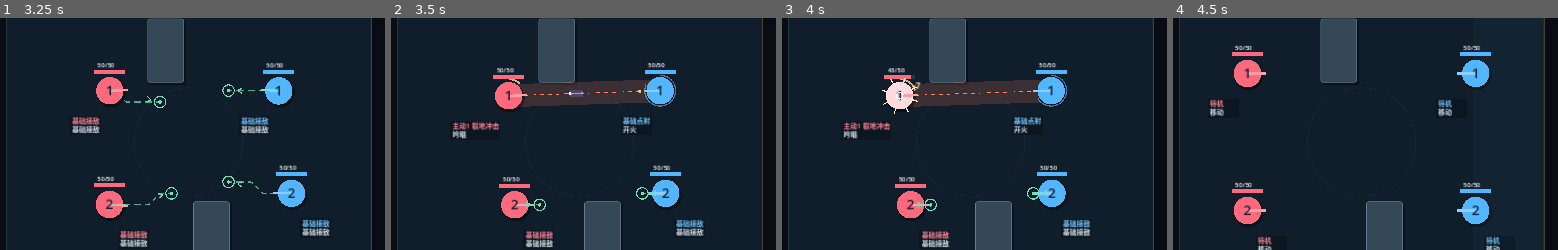
Above: before the commit, frames 1-4 (left to right).
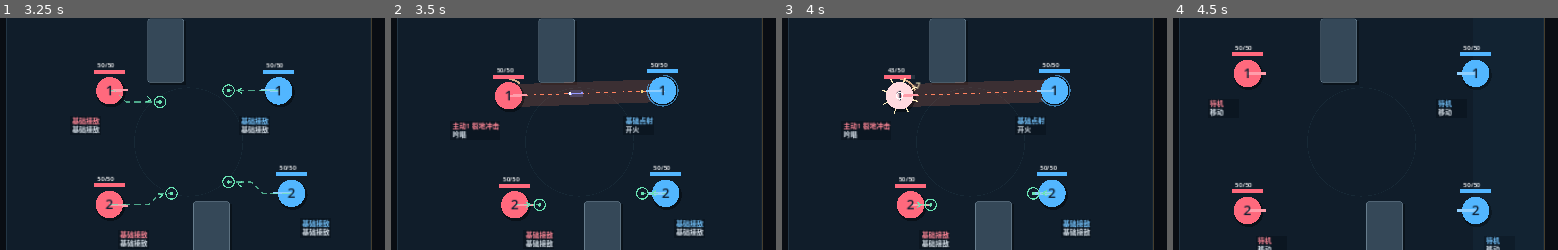
Above: after the commit, the same moments.

Repository: YuanTheouy/test-demo-autobattle
Game: Godot game, scene res://main.tscn
Two runs of this game, one before a commit and one after it. Both use one fixed random seed, a clock stepped at 60 frames per second and the inputs below.
Inputs:
- Up to frame 1 (3.25 s): click "同配置重开 [R]" at 0.5 s; click "当前角色清空策略" at 1.25 s; click "步进0.2秒 [N]" at 2 s; click "继续 [空格]" at 2.75 s
- Up to frame 2 (3.5 s): no input
- Up to frame 3 (4 s): click "暂停 [空格]" at 3.5 s
- Up to frame 4 (4.5 s): click "同配置重开 [R]" at 4.25 s
The pictures show only the part of the screen within x 0-50%, y 27-77%; the shares and areas given below are measured in that part.

Frame 1 is identical in both runs. In frame 2, 0.8% of the frame differs, in the area x 60-75%, y 19-50%; in frame 3, 0.8%, in the area x 60-76%, y 19-50%; in frame 4, nothing differs.

Commit message:
加入射击后坐力与受击惯性，光束持续斜向推离

Diff:
--- a/reports/arena-validation.json
+++ b/reports/arena-validation.json
@@ -3,40 +3,37 @@
 		"blue": 7,
 		"blue_left": false,
 		"red": 0,
-		"seconds": 9.59999999999945,
-		"skills": {
-			"0:火矢": 1,
-			"0:烈焰爆破": 1,
-			"1:疾风连刃": 1,
-			"1:追风": 1,
-			"1:风刃": 1,
-			"2:侧闪": 1,
-			"2:强力射击": 2,
-			"2:掩护队友": 1,
-			"2:标记弹": 2,
+		"seconds": 13.4499999999992,
+		"skills": {
+			"0:火矢": 1,
+			"0:烈焰爆破": 1,
+			"1:疾风连刃": 2,
+			"1:追风": 1,
+			"1:风刃": 2,
+			"2:强力射击": 1,
+			"2:标记弹": 1,
 			"3:侧闪": 1,
 			"3:协同追击": 1,
 			"3:强力射击": 1
 		},
-		"winner": 1
+		"winner": 0
 	},
 	{
 		"blue": 7,
 		"blue_left": true,
 		"red": 0,
-		"seconds": 9.09999999999948,
-		"skills": {
-			"0:火矢": 1,
-			"0:烈焰爆破": 1,
-			"1:疾风连刃": 1,
-			"1:追风": 1,
-			"1:风刃": 1,
-			"2:强力射击": 2,
-			"2:掩护队友": 1,
+		"seconds": 11.716666666666,
+		"skills": {
+			"0:火矢": 1,
+			"0:烈焰爆破": 1,
+			"1:侧闪": 1,
+			"1:疾风连刃": 2,
+			"1:追风": 1,
+			"1:风刃": 1,
+			"2:强力射击": 1,
 			"2:标记弹": 2,
 			"3:侧闪": 1,
-			"3:协同追击": 1,
-			"3:强力射击": 1
+			"3:强力射击": 2
 		},
 		"winner": 1
 	},
@@ -44,17 +41,16 @@
 		"blue": 7,
 		"blue_left": false,
 		"red": 1,
-		"seconds": 13.6666666666659,
-		"skills": {
-			"0:火矢": 1,
-			"0:烈焰爆破": 1,
-			"1:疾风连刃": 2,
-			"1:追风": 1,
+		"seconds": 11.5999999999993,
+		"skills": {
+			"0:火矢": 2,
+			"0:烈焰爆破": 2,
+			"1:疾风连刃": 2,
 			"1:风刃": 2,
 			"2:压制射击": 2,
 			"2:掩护队友": 1,
 			"3:协同追击": 1,
-			"3:短冲刺": 2,
+			"3:短冲刺": 3,
 			"3:绕侧": 2
 		},
 		"winner": 0
@@ -63,9 +59,9 @@
 		"blue": 7,
 		"blue_left": true,
 		"red": 1,
-		"seconds": 11.366666666666,
-		"skills": {
-			"0:火矢": 1,
+		"seconds": 11.7999999999993,
+		"skills": {
+			"0:火矢": 2,
 			"0:烈焰爆破": 2,
 			"1:疾风连刃": 2,
 			"1:追风": 1,
@@ -74,8 +70,7 @@
 			"3:侧闪": 2,
 			"3:强力射击": 1,
 			"3:短冲刺": 3,
-			"3:绕侧": 3,
-			"3:规避预警": 1
+			"3:绕侧": 3
 		},
 		"winner": 0
 	},
@@ -83,29 +78,10 @@
 		"blue": 7,
 		"blue_left": false,
 		"red": 2,
-		"seconds": 11.766666666666,
-		"skills": {
-			"0:火矢": 2,
-			"0:烈焰爆破": 2,
-			"1:疾风连刃": 1,
-			"1:追风": 1,
-			"1:风刃": 1,
-			"2:压制射击": 1,
-			"2:强力射击": 1,
-			"2:架枪防御": 1,
-			"3:协同追击": 1,
-			"3:掩护队友": 1
-		},
-		"winner": 0
-	},
-	{
-		"blue": 7,
-		"blue_left": true,
-		"red": 2,
-		"seconds": 12.416666666666,
-		"skills": {
-			"0:火矢": 1,
-			"0:烈焰爆破": 2,
+		"seconds": 12.016666666666,
+		"skills": {
+			"0:火矢": 1,
+			"0:烈焰爆破": 1,
 			"1:疾风连刃": 2,
 			"1:追风": 1,
 			"1:风刃": 2,
@@ -114,8 +90,27 @@
 			"2:掩护队友": 1,
 			"2:架枪防御": 2,
 			"3:协同追击": 1,
-			"3:掩护队友": 2,
-			"3:规避预警": 8
+			"3:掩护队友": 1
+		},
+		"winner": 1
+	},
+	{
+		"blue": 7,
+		"blue_left": true,
+		"red": 2,
+		"seconds": 17.9666666666656,
+		"skills": {
+			"0:火矢": 1,
+			"0:烈焰爆破": 1,
+			"1:侧闪": 1,
+			"1:疾风连刃": 3,
+			"1:追风": 1,
+			"1:风刃": 2,
+			"2:压制射击": 3,
+			"2:掩护队友": 1,
+			"2:架枪防御": 2,
+			"3:协同追击": 1,
+			"3:掩护队友": 2
 		},
 		"winner": 0
 	},
@@ -123,7 +118,7 @@
 		"blue": 7,
 		"blue_left": false,
 		"red": 3,
-		"seconds": 9.73333333333278,
+		"seconds": 9.81666666666611,
 		"skills": {
 			"0:火矢": 2,
 			"0:烈焰爆破": 1,
@@ -131,10 +126,9 @@
 			"1:追风": 2,
 			"1:风刃": 1,
 			"2:压制射击": 1,
-			"2:风刃": 2,
+			"2:风刃": 1,
 			"3:火矢": 2,
-			"3:焰返": 2,
-			"3:追风": 1
+			"3:焰返": 1
 		},
 		"winner": 0
 	},
@@ -142,19 +136,17 @@
 		"blue": 7,
 		"blue_left": true,
 		"red": 3,
-		"seconds": 11.6499999999993,
-		"skills": {
-			"0:火矢": 1,
-			"0:烈焰爆破": 1,
-			"1:疾风连刃": 2,
-			"1:追风": 1,
-			"1:风刃": 2,
-			"2:侧闪": 1,
-			"2:压制射击": 2,
-			"2:风刃": 2,
+		"seconds": 11.3833333333327,
+		"skills": {
+			"0:火矢": 1,
+			"0:烈焰爆破": 2,
+			"1:疾风连刃": 2,
+			"1:追风": 1,
+			"1:风刃": 2,
+			"2:压制射击": 1,
+			"2:风刃": 1,
 			"3:火矢": 2,
-			"3:焰返": 1,
-			"3:追风": 1
+			"3:焰返": 2
 		},
 		"winner": 0
 	},
@@ -162,52 +154,43 @@
 		"blue": 7,
 		"blue_left": false,
 		"red": 4,
-		"seconds": 14.8333333333325,
-		"skills": {
-			"0:侧闪": 1,
-			"0:火矢": 3,
-			"0:烈焰爆破": 2,
-			"1:侧闪": 1,
-			"1:疾风连刃": 2,
-			"1:追风": 2,
-			"1:风刃": 2,
+		"seconds": 10.6166666666661,
+		"skills": {
+			"0:火矢": 1,
+			"0:烈焰爆破": 1,
+			"1:疾风连刃": 2,
+			"1:风刃": 1,
 			"2:架枪防御": 1,
 			"2:落岩": 2,
-			"2:震山": 1,
-			"3:侧闪": 2,
 			"3:回春": 2,
 			"3:掩护队友": 1,
 			"3:荆棘": 2
 		},
-		"winner": 0
+		"winner": 1
 	},
 	{
 		"blue": 7,
 		"blue_left": true,
 		"red": 4,
-		"seconds": 16.0333333333324,
-		"skills": {
-			"0:侧闪": 1,
-			"0:火矢": 2,
-			"0:烈焰爆破": 2,
-			"1:侧闪": 2,
-			"1:疾风连刃": 2,
-			"1:追风": 1,
-			"1:风刃": 2,
-			"2:架枪防御": 3,
+		"seconds": 10.6333333333327,
+		"skills": {
+			"0:火矢": 1,
+			"0:烈焰爆破": 1,
+			"1:疾风连刃": 2,
+			"1:追风": 1,
+			"1:风刃": 1,
+			"2:架枪防御": 1,
 			"2:落岩": 2,
-			"2:震山": 2,
-			"3:回春": 1,
-			"3:掩护队友": 1,
+			"3:回春": 2,
 			"3:荆棘": 2
 		},
-		"winner": 0
+		"winner": 1
 	},
 	{
 		"blue": 7,
 		"blue_left": false,
 		"red": 5,
-		"seconds": 17.349999999999,
+		"seconds": 17.249999999999,
 		"skills": {
 			"0:火矢": 1,
 			"0:烈焰爆破": 1,
@@ -215,9 +198,8 @@
 			"1:疾风连刃": 3,
 			"1:追风": 1,
 			"1:风刃": 2,
-			"2:抛射轰击": 2,
-			"2:风刃": 1,
-			"3:侧闪": 1,
+			"2:抛射轰击": 1,
+			"2:风刃": 2,
 			"3:回春": 2,
 			"3:蓄能贯穿": 2
 		},
@@ -227,20 +209,21 @@
 		"blue": 7,
 		"blue_left": true,
 		"red": 5,
-		"seconds": 11.9833333333327,
-		"skills": {
-			"0:火矢": 1,
-			"0:烈焰爆破": 2,
-			"1:侧闪": 2,
-			"1:疾风连刃": 2,
-			"1:规避预警": 3,
-			"1:追风": 1,
-			"1:风刃": 2,
-			"2:侧闪": 1,
+		"seconds": 12.8166666666659,
+		"skills": {
+			"0:侧闪": 1,
+			"0:火矢": 2,
+			"0:烈焰爆破": 2,
+			"1:侧闪": 1,
+			"1:疾风连刃": 2,
+			"1:追风": 1,
+			"1:风刃": 2,
 			"2:抛射轰击": 2,
 			"2:风刃": 2,
+			"3:侧闪": 1,
 			"3:回春": 1,
-			"3:蓄能贯穿": 2
+			"3:蓄能贯穿": 2,
+			"3:规避预警": 2
 		},
 		"winner": 0
 	},
@@ -248,35 +231,14 @@
 		"blue": 7,
 		"blue_left": false,
 		"red": 6,
-		"seconds": 14.5999999999992,
-		"skills": {
-			"0:侧闪": 1,
-			"0:火矢": 2,
-			"0:烈焰爆破": 2,
-			"0:规避预警": 1,
+		"seconds": 12.8166666666659,
+		"skills": {
+			"0:火矢": 2,
+			"0:烈焰爆破": 2,
 			"1:疾风连刃": 1,
 			"1:追风": 1,
 			"1:风刃": 1,
-			"2:短冲刺": 1,
-			"2:风刃": 1,
-			"3:侧闪": 1,
-			"3:抛射轰击": 2,
-			"3:掩护队友": 1,
-			"3:火矢": 2
-		},
-		"winner": 0
-	},
-	{
-		"blue": 7,
-		"blue_left": true,
-		"red": 6,
-		"seconds": 14.6666666666658,
-		"skills": {
-			"0:火矢": 2,
-			"0:烈焰爆破": 2,
-			"1:疾风连刃": 1,
-			"1:追风": 1,
-			"2:短冲刺": 1,
+			"2:短冲刺": 2,
 			"2:风刃": 1,
 			"3:抛射轰击": 2,
 			"3:掩护队友": 1,
@@ -286,61 +248,83 @@
 	},
 	{
 		"blue": 7,
+		"blue_left": true,
+		"red": 6,
+		"seconds": 11.3999999999994,
+		"skills": {
+			"0:火矢": 1,
+			"0:烈焰爆破": 2,
+			"1:侧闪": 1,
+			"1:疾风连刃": 2,
+			"1:规避预警": 1,
+			"1:追风": 1,
+			"1:风刃": 2,
+			"2:短冲刺": 2,
+			"2:风刃": 1,
+			"3:侧闪": 1,
+			"3:抛射轰击": 2,
+			"3:掩护队友": 1,
+			"3:火矢": 2
+		},
+		"winner": 0
+	},
+	{
+		"blue": 7,
 		"blue_left": false,
 		"red": 7,
-		"seconds": 9.86666666666611,
-		"skills": {
-			"0:侧闪": 1,
-			"0:火矢": 1,
-			"0:烈焰爆破": 1,
-			"1:疾风连刃": 2,
-			"1:追风": 1,
-			"1:风刃": 1,
-			"2:火矢": 1,
+		"seconds": 9.88333333333277,
+		"skills": {
+			"0:火矢": 1,
+			"0:烈焰爆破": 1,
+			"1:侧闪": 1,
+			"1:疾风连刃": 2,
+			"1:风刃": 1,
+			"2:侧闪": 1,
+			"2:火矢": 2,
 			"2:烈焰爆破": 1,
 			"3:疾风连刃": 2,
 			"3:追风": 1,
 			"3:风刃": 1
 		},
-		"winner": 0
+		"winner": 1
 	},
 	{
 		"blue": 7,
 		"blue_left": true,
 		"red": 7,
-		"seconds": 9.84999999999944,
-		"skills": {
-			"0:火矢": 1,
-			"0:烈焰爆破": 1,
-			"1:疾风连刃": 2,
+		"seconds": 12.8166666666659,
+		"skills": {
+			"0:火矢": 2,
+			"0:烈焰爆破": 2,
+			"1:疾风连刃": 1,
 			"1:追风": 1,
 			"1:风刃": 1,
 			"2:侧闪": 1,
-			"2:火矢": 1,
+			"2:火矢": 2,
 			"2:烈焰爆破": 1,
+			"3:侧闪": 1,
 			"3:疾风连刃": 2,
-			"3:追风": 1,
-			"3:风刃": 1
-		},
-		"winner": 1
+			"3:风刃": 2
+		},
+		"winner": 0
 	},
 	{
 		"blue": 7,
 		"blue_left": false,
 		"red": 8,
-		"seconds": 12.8833333333326,
-		"skills": {
-			"0:侧闪": 3,
-			"0:火矢": 2,
-			"0:烈焰爆破": 2,
-			"1:侧闪": 1,
-			"1:疾风连刃": 1,
-			"1:追风": 1,
-			"1:风刃": 1,
+		"seconds": 13.7333333333326,
+		"skills": {
+			"0:侧闪": 1,
+			"0:火矢": 1,
+			"0:烈焰爆破": 1,
+			"1:侧闪": 2,
+			"1:疾风连刃": 2,
+			"1:追风": 1,
+			"1:风刃": 2,
 			"2:落岩": 1,
-			"2:裂地冲击": 2,
-			"3:抛射轰击": 1,
-			"3:灵木护佑": 1,
+			"2:裂地冲击": 1,
+			"3:抛射轰击": 2,
+			"3:灵木护佑": 2,
 			"3:荆棘": 2
 		},
 		"winner": 1
@@ -349,14 +333,14 @@
 		"blue": 7,
 		"blue_left": true,
 		"red": 8,
-		"seconds": 18.1666666666656,
+		"seconds": 16.6166666666657,
 		"skills": {
 			"0:侧闪": 1,
-			"0:火矢": 1,
+			"0:火矢": 2,
 			"0:烈焰爆破": 2,
 			"1:侧闪": 1,
 			"1:疾风连刃": 3,
-			"1:规避预警": 2,
+			"1:追风": 1,
 			"1:风刃": 2,
 			"2:落岩": 1,
 			"2:裂地冲击": 1,
@@ -365,6 +349,6 @@
 			"3:灵木护佑": 2,
 			"3:荆棘": 3
 		},
-		"winner": 0
+		"winner": 1
 	}
 ]
--- a/reports/content-validation.json
+++ b/reports/content-validation.json
@@ -14,15 +14,15 @@
 			"blue": "标记集火",
 			"blue_left": true,
 			"red": "标记集火",
-			"seconds": 10.4833333333327,
-			"shots": 19,
+			"seconds": 14.4833333333325,
+			"shots": 22,
 			"winner": 0
 		},
 		{
 			"blue": "标记集火",
 			"blue_left": false,
 			"red": "标记集火",
-			"seconds": 15.4166666666658,
+			"seconds": 15.3666666666658,
 			"shots": 21,
 			"winner": 1
 		},
@@ -30,23 +30,23 @@
 			"blue": "标记集火",
 			"blue_left": true,
 			"red": "游击牵制",
-			"seconds": 8.89999999999949,
-			"shots": 14,
+			"seconds": 12.3499999999993,
+			"shots": 18,
 			"winner": 0
 		},
 		{
 			"blue": "标记集火",
 			"blue_left": false,
 			"red": "游击牵制",
-			"seconds": 13.8333333333325,
-			"shots": 23,
-			"winner": 1
+			"seconds": 10.3999999999994,
+			"shots": 17,
+			"winner": 0
 		},
 		{
 			"blue": "标记集火",
 			"blue_left": true,
 			"red": "掩护反击",
-			"seconds": 10.5166666666661,
+			"seconds": 10.4999999999994,
 			"shots": 18,
 			"winner": 0
 		},
@@ -54,23 +54,23 @@
 			"blue": "标记集火",
 			"blue_left": false,
 			"red": "掩护反击",
-			"seconds": 10.4166666666661,
-			"shots": 18,
-			"winner": 0
+			"seconds": 15.3499999999991,
+			"shots": 25,
+			"winner": 1
 		},
 		{
 			"blue": "游击牵制",
 			"blue_left": true,
 			"red": "标记集火",
-			"seconds": 13.8333333333325,
-			"shots": 23,
-			"winner": 0
+			"seconds": 8.66666666666617,
+			"shots": 16,
+			"winner": 1
 		},
 		{
 			"blue": "游击牵制",
 			"blue_left": false,
 			"red": "标记集火",
-			"seconds": 8.61666666666618,
+			"seconds": 8.7999999999995,
 			"shots": 14,
 			"winner": 1
 		},
@@ -78,31 +78,31 @@
 			"blue": "游击牵制",
 			"blue_left": true,
 			"red": "游击牵制",
-			"seconds": 12.8166666666659,
-			"shots": 23,
+			"seconds": 17.4833333333323,
+			"shots": 25,
 			"winner": 0
 		},
 		{
 			"blue": "游击牵制",
 			"blue_left": false,
 			"red": "游击牵制",
-			"seconds": 12.8166666666659,
-			"shots": 23,
+			"seconds": 21.5499999999988,
+			"shots": 28,
 			"winner": 1
 		},
 		{
 			"blue": "游击牵制",
 			"blue_left": true,
 			"red": "掩护反击",
-			"seconds": 14.2499999999992,
-			"shots": 26,
+			"seconds": 13.3666666666659,
+			"shots": 24,
 			"winner": 1
 		},
 		{
 			"blue": "游击牵制",
 			"blue_left": false,
 			"red": "掩护反击",
-			"seconds": 18.4666666666656,
+			"seconds": 15.5833333333324,
 			"shots": 27,
 			"winner": 1
 		},
@@ -110,15 +110,15 @@
 			"blue": "掩护反击",
 			"blue_left": true,
 			"red": "标记集火",
-			"seconds": 10.4166666666661,
-			"shots": 17,
-			"winner": 1
+			"seconds": 15.3499999999991,
+			"shots": 25,
+			"winner": 0
 		},
 		{
 			"blue": "掩护反击",
 			"blue_left": false,
 			"red": "标记集火",
-			"seconds": 10.5166666666661,
+			"seconds": 10.4999999999994,
 			"shots": 18,
 			"winner": 1
 		},
@@ -126,44 +126,45 @@
 			"blue": "掩护反击",
 			"blue_left": true,
 			"red": "游击牵制",
-			"seconds": 14.1499999999992,
-			"shots": 25,
+			"seconds": 15.5833333333324,
+			"shots": 27,
 			"winner": 0
 		},
 		{
 			"blue": "掩护反击",
 			"blue_left": false,
 			"red": "游击牵制",
-			"seconds": 14.2499999999992,
-			"shots": 26,
+			"seconds": 13.3666666666659,
+			"shots": 24,
 			"winner": 0
 		},
 		{
 			"blue": "掩护反击",
 			"blue_left": true,
 			"red": "掩护反击",
-			"seconds": 11.4499999999993,
-			"shots": 22,
+			"seconds": 13.2999999999992,
+			"shots": 27,
 			"winner": 0
 		},
 		{
 			"blue": "掩护反击",
 			"blue_left": false,
 			"red": "掩护反击",
-			"seconds": 11.4499999999993,
-			"shots": 22,
+			"seconds": 13.2999999999992,
+			"shots": 27,
 			"winner": 1
 		}
 	],
 	"skill_activations": {
-		"侧闪": 7,
-		"协同追击": 35,
-		"压制射击": 44,
+		"侧闪": 14,
+		"协同追击": 29,
+		"压制射击": 48,
+		"后撤": 1,
 		"强力射击": 57,
-		"掩护队友": 31,
+		"掩护队友": 30,
 		"架枪防御": 24,
-		"标记弹": 19,
-		"短冲刺": 26,
-		"绕侧": 30
+		"标记弹": 22,
+		"短冲刺": 41,
+		"绕侧": 39
 	}
 }
--- a/scripts/battle.gd
+++ b/scripts/battle.gd
@@ -96,6 +96,10 @@
 	setup_loadouts()
 	setup_ui()
 	reset_round()
+	if "--impact-test" in OS.get_cmdline_user_args():
+		run_impact_tests()
+		get_tree().quit()
+		return
 	if "--expansion-test" in OS.get_cmdline_user_args():
 		run_expansion_tests()
 		get_tree().quit()
@@ -332,7 +336,7 @@
 		for member in range(2):
 			var p: Vector2 = Vector2(120, 200 + member * 240) if attack else Vector2(520, 200 + member * 240)
 			units.append({"uid": team * 2 + member, "team": team, "member": member, "attack": attack, "p": p,
-				"evade_source": -1, "counter_left": 0.0,  …(433 unchanged characters)…
+				"impulse": Vector2.ZERO, "evade_source": -1, "counter_left": 0.0,  …(433 unchanged characters)…
 				"intent": "待机", "retreat": 0.0, "retreat_cd": 0.0, "hp": MAX_HP, "phase": "移动", "timer": 0.0, "cooldown": 0.0,
 				"angle": 0.0 if attack else PI, "target": -1, "path": PackedVector2Array(),
 				"repath": 0.0, "goal": p, "dodge": 0.0, "dodge_dir": Vector2.ZERO, "shot_count": 0, "last_seen": Vector2(-1, -1), "memory": 0.0})
@@ -538,6 +542,8 @@
 				u.timer = 0.45
 			continue
 		if not try_active(u, visible[u.team]): baseline_action(u, visible[u.team])
+	for actor in next_units:
+		if actor.hp > 0: apply_forced_motion(actor, dt)
 	# Reject conflicting movement proposals together, never first-come-first-served.
 	var rejected: Array[int] = []
 	for i in range(next_units.size()):
@@ -546,6 +552,7 @@
 				rejected.append(i); rejected.append(j)
 	for i in rejected:
 		next_units[i].p = units[i].p
+		next_units[i].impulse = Vector2.ZERO
 		next_units[i].phase = "让行" if next_units[i].action_left > 0 else next_units[i].phase
 	units = next_units
 	for grant in shields_pending:
@@ -789,6 +796,35 @@
 		return
 	u.phase = "让行"
 
+func add_impulse(u: Dictionary, velocity: Vector2) -> void:
+	u.impulse = (u.impulse + velocity).limit_length(260.0)
+
+func beam_push_direction(beam: Dictionary, u: Dictionary) -> Vector2:
+	var forward: Vector2 = (beam.end - beam.p).normalized()
+	var side := forward.orthogonal()
+	var offset: float = (u.p - beam.p).dot(side)
+	var sign_value: float = signf(offset) if absf(offset) > 0.1 else (1.0 if u.member == 0 else -1.0)
+	return (forward * 0.35 + side * sign_value * 0.94).normalized()
+
+func apply_forced_motion(u: Dictionary, dt: float) -> void:
+	# Sustain the push only while an initially hit body still touches the live beam.
+	# Damage is resolved once by the hazard, never again by this movement effect.
+	for beam in blasts:
+		if beam.kind != "beam" or beam.life <= 0 or u.uid not in beam.get("push_targets", []): continue
+		var nearest: Vector2 = Geometry2D.get_closest_point_to_segment(u.p, beam.p, beam.end)
+		if nearest.distance_to(u.p) <= RADIUS + beam.radius and not blocked(beam.p, u.p):
+			add_impulse(u, beam_push_direction(beam, u) * 1100.0 * dt)
+	var displacement: Vector2 = u.impulse * dt
+	var steps := maxi(1, int(ceil(displacement.length() / 4.0)))
+	for step in range(steps):
+		var candidate: Vector2 = u.p + displacement / steps
+		if not movement_is_free(u, candidate) or blocked(u.p, candidate):
+			u.impulse = Vector2.ZERO
+			break
+		u.p = candidate
+	u.impulse *= exp(-6.0 * dt)
+	if u.impulse.length() < 1.0: u.impulse = Vector2.ZERO
+
 func movement_is_free(u: Dictionary, next: Vector2) -> bool:
 	if not valid_arena_position(next): return false
 	for other in units:
@@ -827,6 +863,7 @@
 		var direction := Vector2.from_angle(u.angle)
 		var projectile_speed := ROCK_SPEED if u.active_skill in ["落岩", "震山"] else (BASIC_BULLET_SPEED if u.active_skill == "点射" else BULLET_SPEED)
 		bullets.append({"p": u.p + direction * (RADIUS + 4), "v": direction * projectile_speed, "team": u.team, "life": SHOT_ …(338 unchanged characters)…
+		add_impulse(u, -direction * (105.0 if u.active_skill in ["落岩", "震山", "强力射击"] else 55.0))
 		shots += 1
 		u.shot_count += 1
 		u.fire_flash = 0.18
@@ -875,6 +912,7 @@
 			if victim >= 0:
 				var u: Dictionary = units[victim]
 				damage[victim] += maxf(0, float(b.get("damage", 1.0)) + (6.0 if b.get("heavy", false) and u.marked > 0 else 0.0) - (6.0 if u.guard > 0 and not b.get("true_damage", false) else 0.0))
+				add_impulse(u, b.v.normalized() * clampf(65.0 + float(b.get("damage", 1.0)) * 4.0, 70.0, 170.0))
 				if b.get("mark", false): marks[victim] = true
 				if b.get("slow", false): slows[victim] = true
 				if b.get("thorns", false): thorns[victim] = true
@@ -1745,6 +1783,7 @@
 	shots += 1
 	var skill: String = u.active_skill
 	var data: Dictionary = Tactics.MAGIC[skill]
+	add_impulse(u, -Vector2.from_angle(u.lock_angle) * (115.0 if skill in Tactics.LINES else 80.0))
 	if skill in Tactics.LINES:
 		hazards.append({"kind": "beam", "skill": skill, "p": u.p, "end": beam_end(u.p, u.lock_angle), "team": u.team, "source": u.uid, "left": 0.0, "damage": data.damage, "radius": pattern_radius(skill), "true_damage": data.element == "火"})
 	elif skill in Tactics.AREAS:
@@ -1765,6 +1804,7 @@
 	for h in hazards:
 		h.left -= dt
 		if h.left > 0: continue
+		h.push_targets = []
 		for i in range(units.size()):
 			var u: Dictionary = units[i]
 			if u.hp <= 0 or u.team == h.team: continue
@@ -1774,11 +1814,19 @@
 			else:
 				contact = area_overlaps_body(h.p, h.radius, u.p)
 			if contact:
+				h.push_targets.append(u.uid)
+				if h.kind == "beam":
+					add_impulse(u, beam_push_direction(h, u) * 120.0)
+				else:
+					var away: Vector2 = (u.p - h.p).normalized()
+					if away.is_zero_approx(): away = Vector2.from_angle(u.angle + PI)
+					add_impulse(u, away * 155.0)
 				damage[i] += maxf(0, h.damage - (6 if u.guard > 0 and not h.get("true_damage", h.kind == "beam") else 0))
 				hits += 1
 				hit_events.append({"source": h.source, "team": h.team, "target": i, "life": 0.8})
 		var fx: Dictionary = h.duplicate()
-		fx.life = 0.3
+		fx.duration = 0.55 if h.kind == "beam" else 0.3
+		fx.life = fx.duration
 		blasts.append(fx)
 	hazards = hazards.filter(func(h): return h.left > 0)
 
@@ -1822,10 +1870,10 @@
 		var shell: Vector2 = h.get("origin", h.p).lerp(h.p, t) + Vector2(0, -80 * sin(t * PI))
 		draw_circle(ORIGIN + shell, 5, ATTACK_BLUE if h.team == 0 else ATTACK_RED)
 	for fx in blasts:
-		var color := Color(ATTACK_BLUE if fx.team == 0 else ATTACK_RED, fx.life / 0.3)
+		var color := Color(ATTACK_BLUE if fx.team == 0 else ATTACK_RED, fx.life / fx.get("duration", 0.3))
 		if fx.kind == "beam":
 			draw_line(ORIGIN + fx.p, ORIGIN + fx.end, Color(color, color.a * 0.25), fx.radius * 4)
-			draw_line(ORIGIN + fx.p, ORIGIN + fx.end, color, fx.radius * 2 * fx.life / 0.3)
+			draw_line(ORIGIN + fx.p, ORIGIN + fx.end, color, fx.radius * 2)
 			draw_line(ORIGIN + fx.p, ORIGIN + fx.end, Color(Color.WHITE, color.a), 3)
 			if fx.get("skill", "") == "裂地冲击":
 				for n in range(1, 9):
@@ -1834,16 +1882,16 @@
 		else:
 			draw_circle(ORIGIN + fx.p, fx.radius, Color(color, fx.life * 0.6))
 			draw_arc(ORIGIN + fx.p, fx.radius, 0, TAU, 96, color, 3)
-			draw_arc(ORIGIN + fx.p, fx.radius * (1 - fx.life / 0.3), 0, TAU, 32, color, 3)
+			draw_arc(ORIGIN + fx.p, fx.radius * (1 - fx.life / fx.get("duration", 0.3)), 0, TAU, 32, color, 3)
 
 		if fx.kind == "area":
 			if fx.get("skill", "") == "烈焰爆破":
 				for n in range(6):
 					var petal: Vector2 = ORIGIN + fx.p + Vector2.from_angle(n * TAU / 6) * fx.radius * 0.35
-					draw_arc(petal, fx.radius * 0.35 * fx.life / 0.3, 0, TAU, 16, Color("fff0bf", color.a * 0.65), 3)
+					draw_arc(petal, fx.radius * 0.35 * fx.life / fx.get("duration", 0.3), 0, TAU, 16, Color("fff0bf", color.a * 0.65), 3)
 			for n in range(12):
 				var direction := Vector2.from_angle(n * TAU / 12)
-				var tip: Vector2 = ORIGIN + fx.p + direction * fx.radius * (1.0 - fx.life / 0.3)
+				var tip: Vector2 = ORIGIN + fx.p + direction * fx.radius * (1.0 - fx.life / fx.get("duration", 0.3))
 				draw_line(tip, tip - direction * 14, color.lightened(0.3), 3)
 
 func pattern_fixture() -> void:
@@ -2038,8 +2086,9 @@
 	units[2].timer = 0.8
 	units[0].p.y += 90
 	assert(not prepare_tactical_escape(units[0], [2]))
-	# Two simultaneous landing zones: don't dodge from one into the other.
+	# Two simultaneous landing zones: isolate walking from attack recoil into a zone.
 	pattern_fixture()
+	units[0].cooldown = 2.0
 	units[2].phase = "收招"
 	units[2].timer = 10
 	for point in [Vector2(100, 320), Vector2(100, 390)]:
@@ -2303,3 +2352,43 @@
 	update_attack(units[0], 0.46)
 	assert(is_equal_approx(units[0].cooldown, 1.35))
 	print("EXPANSION PASSED: all 13 attacks emitted intended damage, new patterns/guard, heal+shield, true damage, basic cadence, 50HP")
+
+func run_impact_tests() -> void:
+	pattern_fixture()
+	var start: Vector2 = units[0].p
+	begin_shot(units[0], 2, "点射")
+	update_attack(units[0], STEP)
+	for tick in range(20): apply_forced_motion(units[0], STEP)
+	assert(units[0].p.x < start.x - 5 and units[0].p.x > start.x - 15)
+	assert(units[0].phase == "收招", "Recoil must not cancel the action")
+	for offset in [-8.0, 8.0]:
+		pattern_fixture()
+		units[2].p.y += offset
+		start = units[2].p
+		begin_shot(units[0], 2, "蓄能贯穿")
+		units[0].lock_angle = 0.0
+		update_attack(units[0], 1.11)
+		update_bullets(STEP)
+		assert(units[2].hp == MAX_HP - 22)
+		var left_beam := false
+		var speed_at_exit := 0.0
+		for tick in range(90):
+			apply_forced_motion(units[2], STEP)
+			if absf(units[2].p.y - 320) > RADIUS + 7 and not left_beam:
+				left_beam = true
+				speed_at_exit = units[2].impulse.length()
+			update_bullets(STEP)
+		assert(left_beam and speed_at_exit > 20)
+		assert(units[2].p.x > start.x + 5)
+		assert((units[2].p.y - start.y) * offset > 0, "Push toward nearest side of beam")
+		assert(units[2].impulse.length() < 2 and units[2].hp == MAX_HP - 22)
+	# Wall, border and another body stop forced movement without overlap.
+	for position in [Vector2(210, 160), Vector2(600, 320), Vector2(190, 320)]:
+		pattern_fixture()
+		units[0].p = position
+		add_impulse(units[0], Vector2(260, 0))
+		for tick in range(60):
+			apply_forced_motion(units[0], STEP)
+			assert(valid_arena_position(units[0].p))
+			assert(units[0].p.distance_to(units[2].p) >= RADIUS * 2)
+	print("IMPACT PASSED: physical recoil without action cancel; laser forward+nearest-side push, exit then decay, single damage; walls/borders/bodies")
Binary file changed: preview.png
Not shown, changed: README.md
